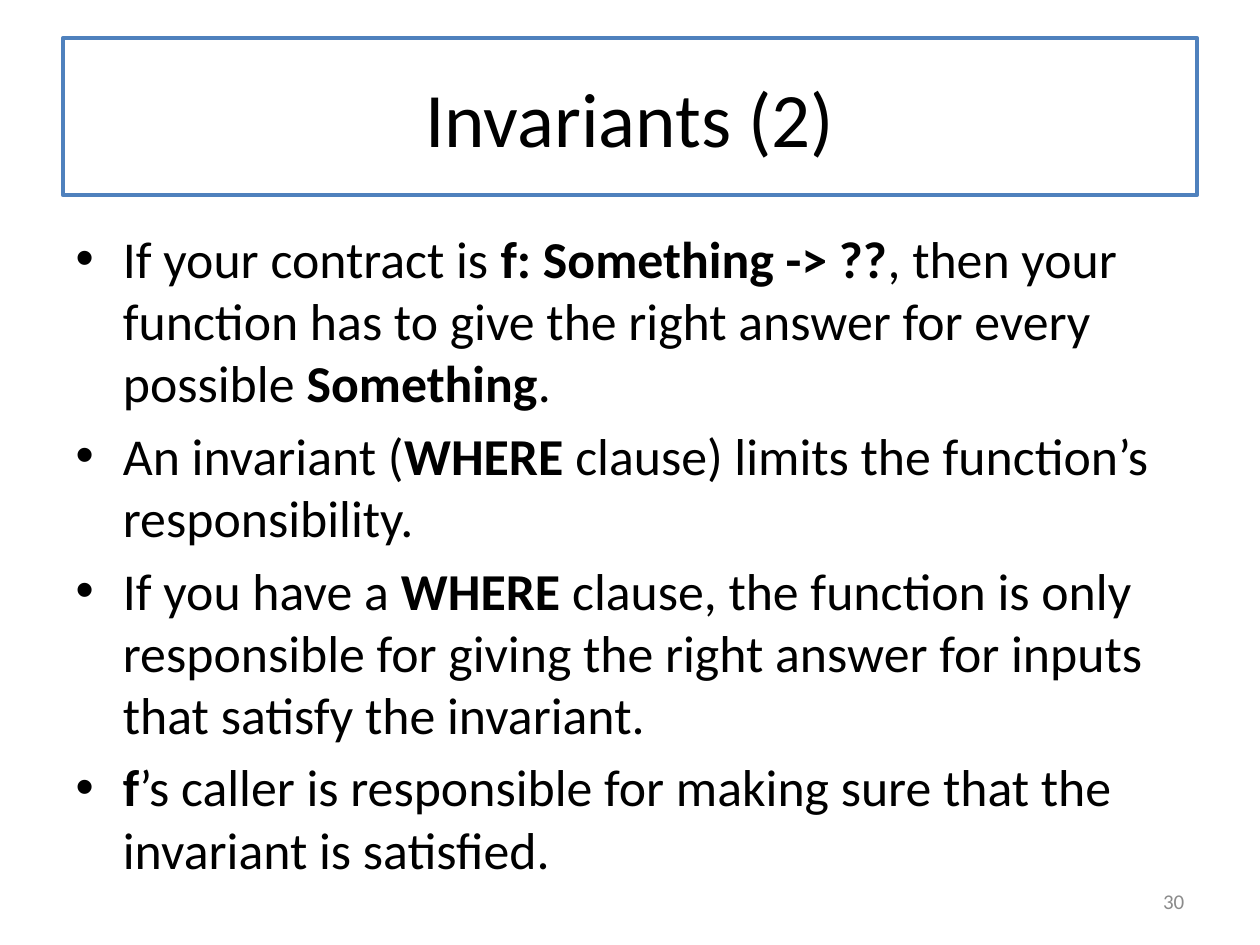
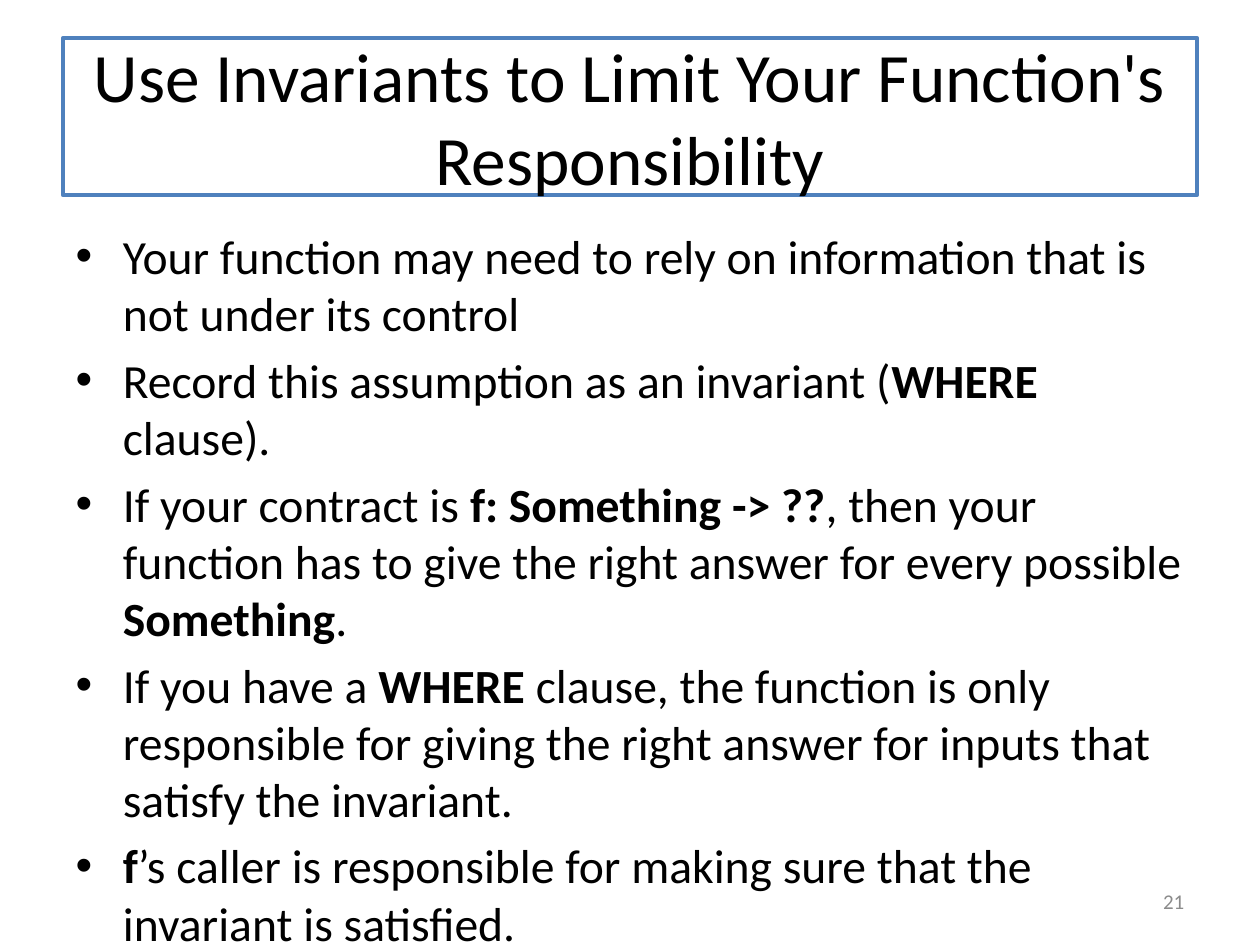
Before and after one commit to mwand/cs5010f16, a slide deck: slide 21 of Slides/Lesson 12.1 The Last Lecture.pptx (slide 30 before the commit). Drawn at 1260x945 pixels with LibreOffice and Linux fonts; fonts in the diff are those of the drawing. Boxes give left, top, right and bottom in pixels: in the first picture for what was removed or moved away, otherwise in the second. Text is boxed around its words. In the diff, an @@ line names an element or a change of style, - is before the commit and + after.

```diff
--- a/Slides/Lesson 12.1 The Last Lecture.pptx
+++ b/Slides/Lesson 12.1 The Last Lecture.pptx
@@ title at [94, 54, 1165, 197]: text changed; size 44 to 39.6 pt @@
-Invariants (2)
+Use Invariants to Limit Your Function's Responsibility
@@ text at [123, 241, 1146, 462]: paragraphs added @@
+• Your function may need to rely on information that is not under its control
+• Record this assumption as an invariant (WHERE clause).
@@ text at [123, 437, 1149, 546]: paragraph removed @@
-• An invariant (WHERE clause) limits the function’s responsibility.
@@ text at [123, 488, 1181, 942]: size 29.6 to 27.2 pt in "If your contract is f: Something -> ...", "If you have a WHERE clause, the ...", "f’s caller is responsible for making sure ..." @@
@@ page number at [1163, 895, 1184, 909]: text changed @@
-30
+21
```
Also in this commit, not shown: 9 other slides changed, 12 slides removed, 2 other files.
